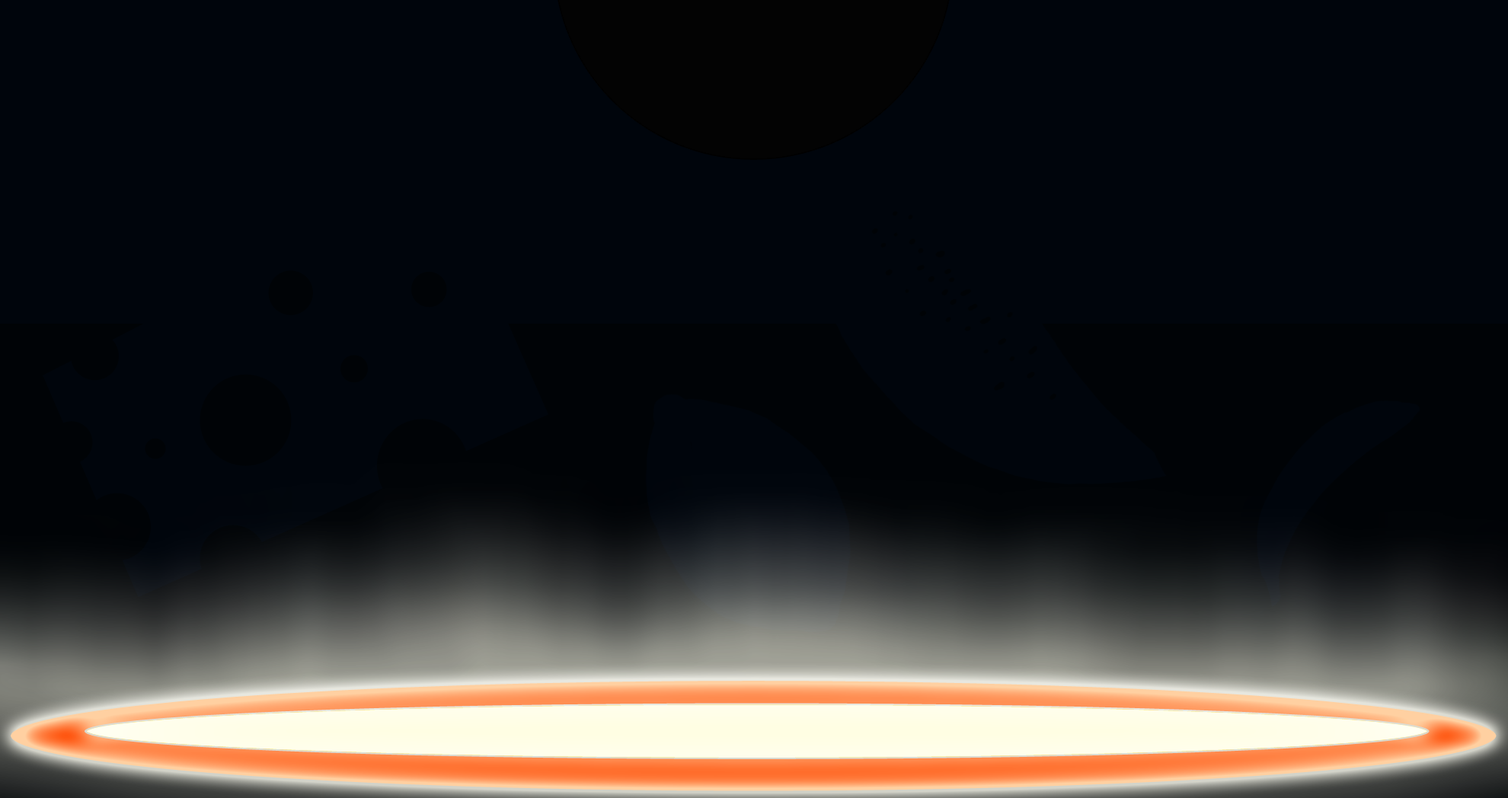
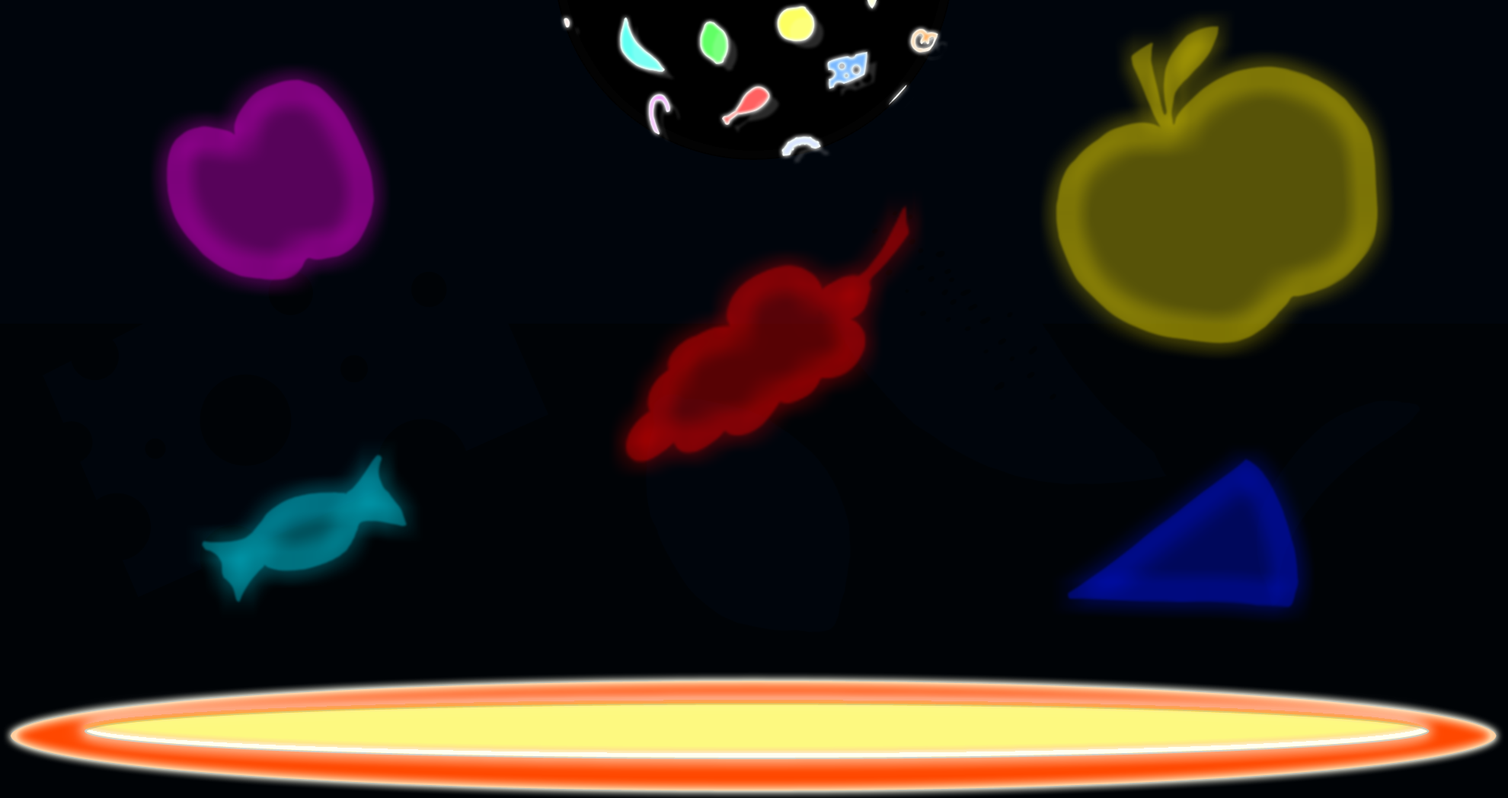
Layers edited between the first and the second 1508px x 798px image:
added layer "LightFood copy" (49%) above "LightFood" over (148, 8, 1396, 626)
"LightFood": opacity 100% → 34%, painted on it over (164, 24, 1380, 610)
added layer "DiscBallSymbols3" (16%) above "DiscBallSymbols2" over (573, 13, 949, 165)
added layer "DiscBallSymbols2" (62%) above "DiscBallSymbols" over (562, 0, 939, 157)
painted on "DiscBallSymbols" over (562, 0, 939, 157)
painted on "DiscBallColor" over (567, 0, 940, 151)
added layer "LightPlate" (51%) above "CircleColors" over (83, 699, 1424, 754)
removed layer "Light" (was 64%) over (0, 462, 1508, 798)
